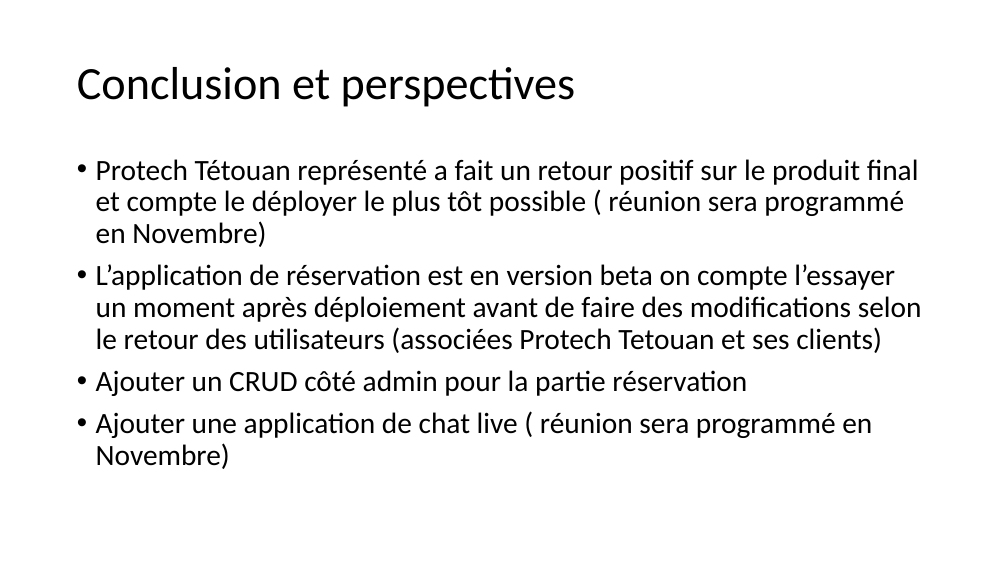
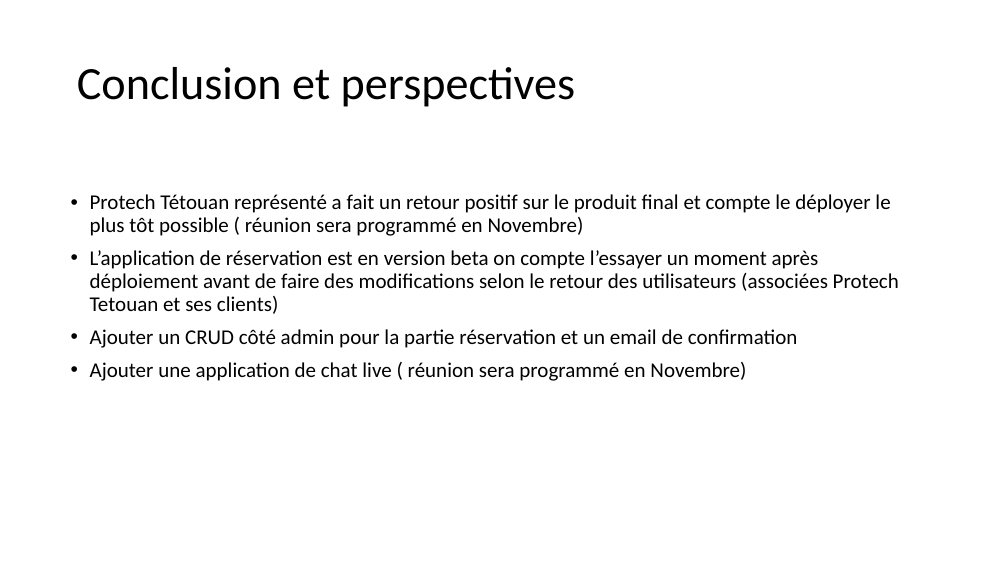
Before and after one commit to saidworks/fil_rouge, a slide deck: slide 17 of Presentation.pptx (slide 16 before the commit). Drawn at 1008x567 pixels with LibreOffice and Linux fonts; fonts in the diff are those of the drawing. Boxes give left, top, right and bottom in pixels: in the first picture for what was removed or moved away, otherwise in the second. Text is boxed around its words. In the diff, an @@ line names an element or a change of style, - is before the commit and + after.

```diff
--- a/Presentation.pptx
+++ b/Presentation.pptx
@@ text "Protech Tétouan représenté a fait ...": place and size @@
-text "Protech Tétouan représenté a fait ..." at (96,159,922,469)
+text "Protech Tétouan représenté a fait ..." at (90,194,899,381)
@@ text at (90,194,899,381): size 28 to 20 pt in "Protech Tétouan représenté a fait un retour ...", "L’application de réservation est en version beta ...", "Ajouter une application de chat live ( ..." @@
@@ text at (90,329,798,348): text changed; size 28 to 20 pt @@
-• Ajouter un CRUD côté admin pour la partie réservation
+• Ajouter un CRUD côté admin pour la partie réservation et un email de confirmation
```
Also in this commit, not shown: 4 other slides changed, 4 slides added, 3 slides removed, 16 other files.
